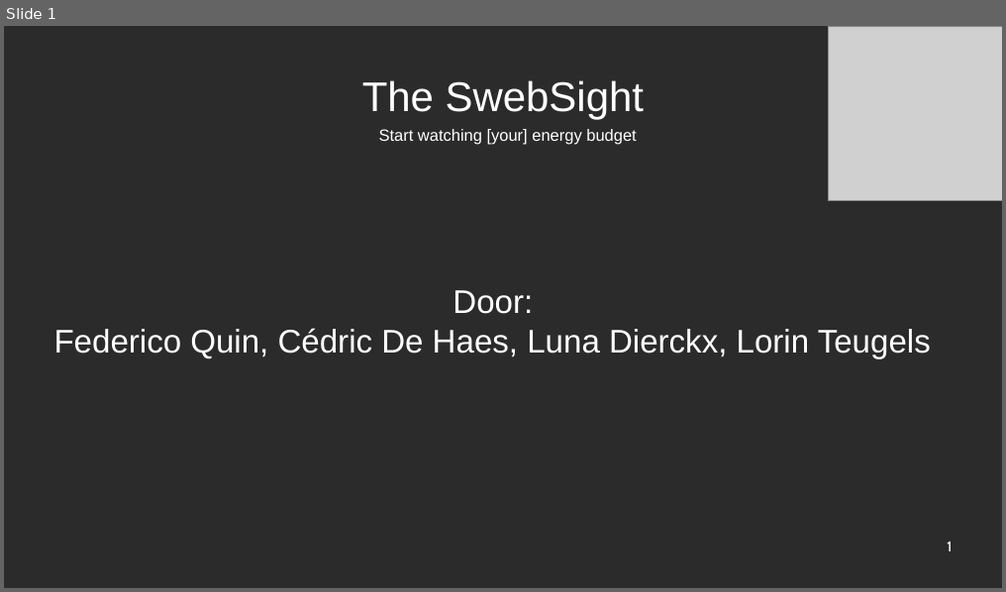
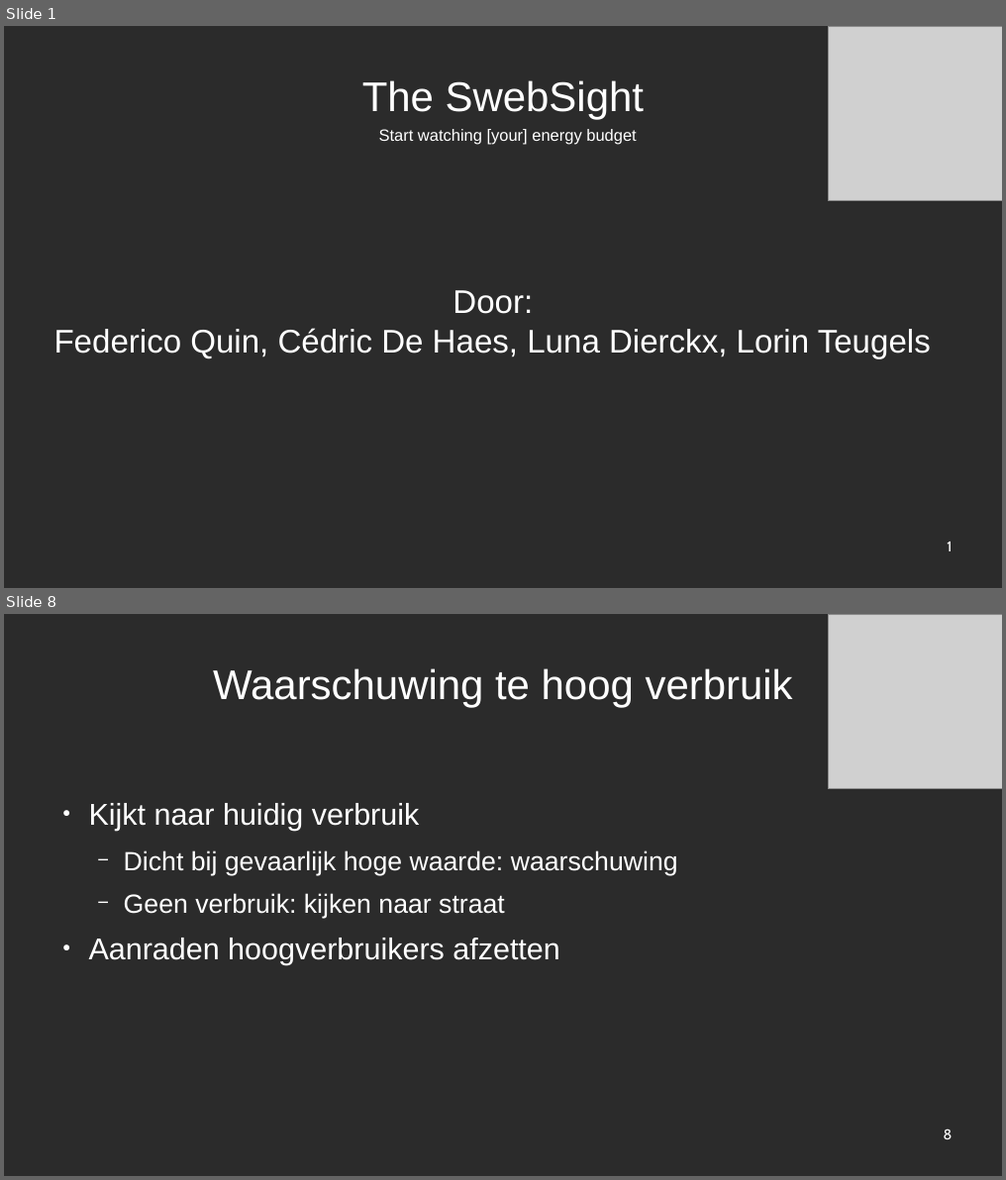
Before and after one commit to cekefun/Project_Databases, a slide deck: Powerpoint_databases.odp. Shown one above the other, each under a label of ours: slide 1 before the commit, slides 1 and 8 after it; the slides between them are not shown. The pictures are 1006x592 and 1006x1180 pixels, drawn with LibreOffice and Linux fonts; fonts in the diff are those of the drawing; grey boxes stand for pictures; background and template pictures are left out; a plain dark background stands for a picture behind light text. Boxes give left, top, right and bottom in pixels: in the first picture for what was removed or moved away, otherwise in the second. Text is boxed around its words. In the diff, an @@ line names an element or a change of style, - is before the commit and + after.

```diff
--- a/Powerpoint_databases.odp
+++ b/Powerpoint_databases.odp
@@ slide 8 added at box(4, 614, 1002, 1176), background picture (left out) @@
@@ picture added at box(828, 614, 1002, 788) @@
@@ title added at box(213, 668, 793, 708), 40.6 pt, text #FFFFFF @@
+Waarschuwing te hoog verbruik
@@ text added at box(89, 803, 678, 964), 25.8 pt, text #FFFFFF @@
+● Kijkt naar huidig verbruik
+  − Dicht bij gevaarlijk hoge waarde: waarschuwing
+  − Geen verbruik: kijken naar straat
+● Aanraden hoogverbruikers afzetten
@@ page number added at box(944, 1129, 952, 1140), 14 pt, text #FFFFFF @@
+8
```
Also in this commit, not shown: 2 slides changed, 5 other slides added, 4 slides removed.
